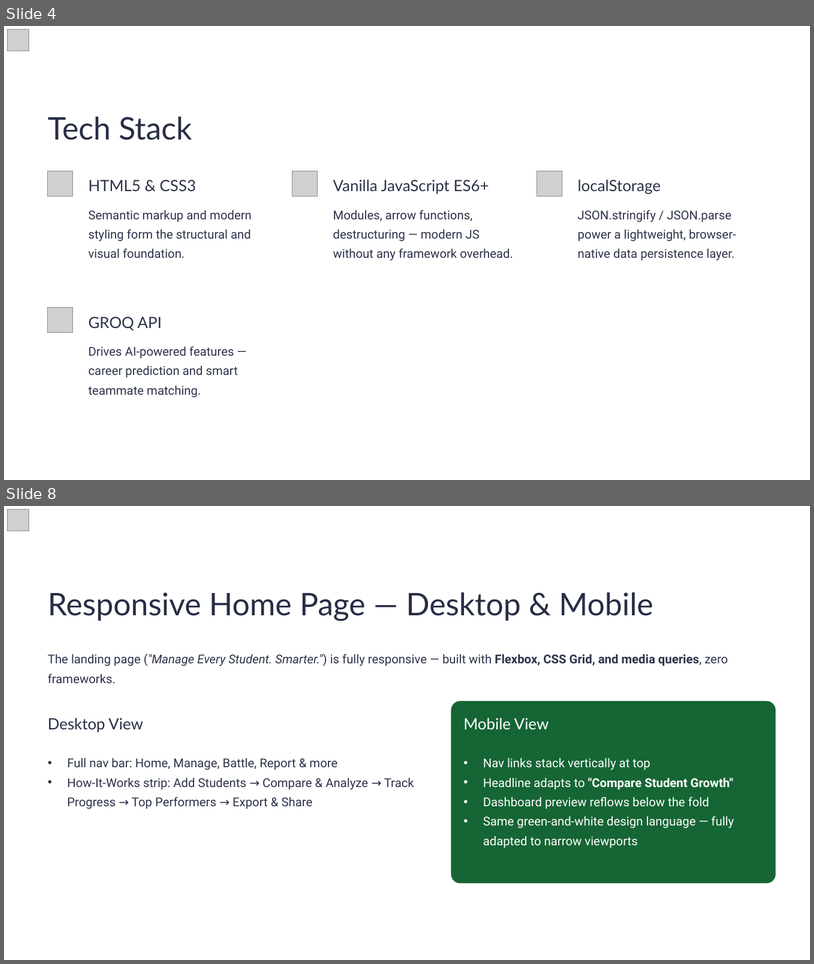
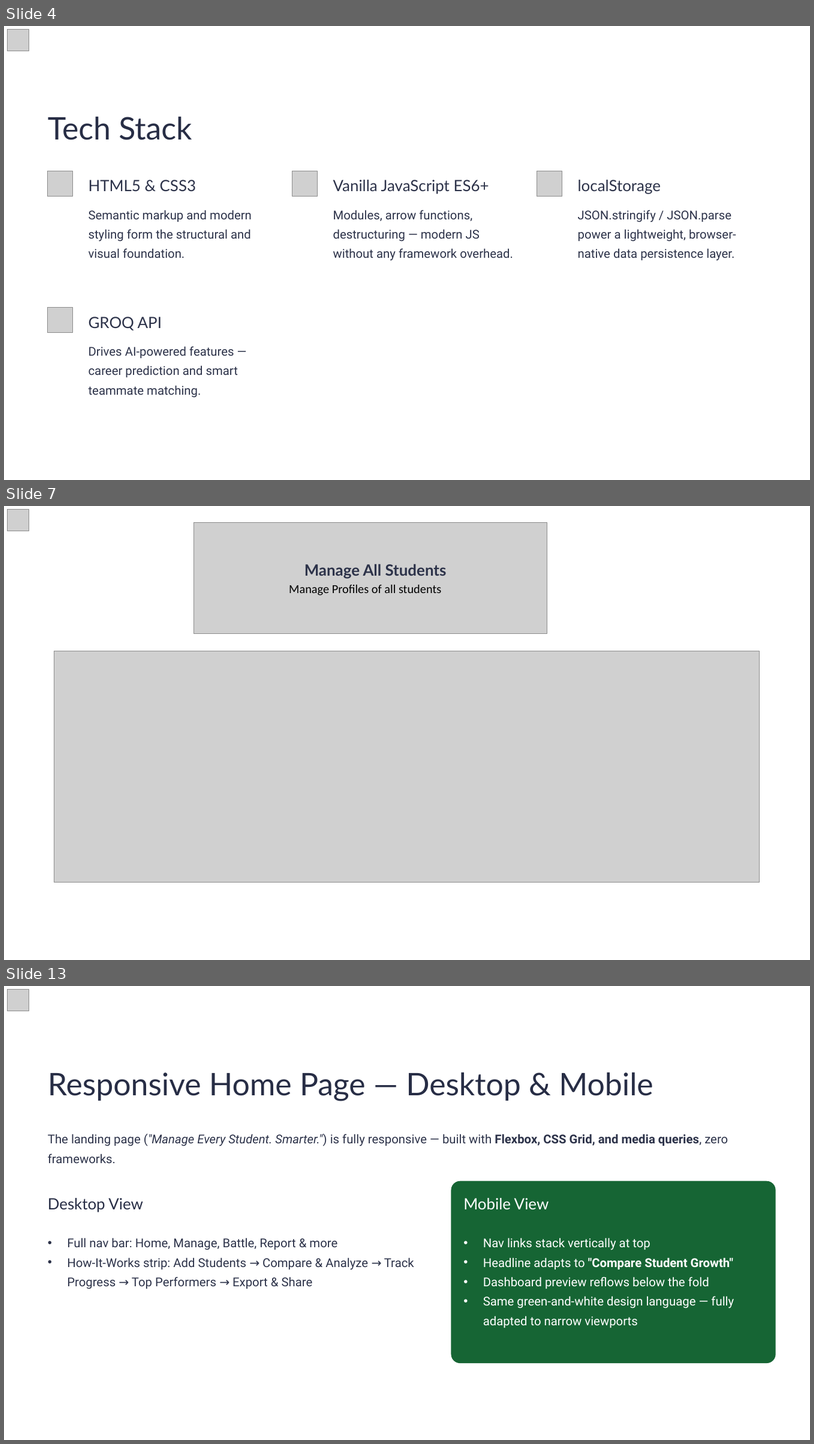
Before and after one commit to Pashvinder/Student-Profile-Management-System, a slide deck: files/Nodus_3G2_TeamNo_10.pptx. Shown one above the other, each under a label of ours: slides 4 and 8 before the commit, slides 4, 7 and 13 after it; the slides between them are not shown. The pictures are 814x964 and 814x1444 pixels, drawn with LibreOffice and Linux fonts; fonts in the diff are those of the drawing; grey boxes stand for pictures; background and template pictures are left out. Boxes give left, top, right and bottom in pixels: in the first picture for what was removed or moved away, otherwise in the second. Text is boxed around its words. In the diff, an @@ line names an element or a change of style, - is before the commit and + after.

```diff
--- a/files/Nodus_3G2_TeamNo_10.pptx
+++ b/files/Nodus_3G2_TeamNo_10.pptx
@@ slide 7 added at <box>4,506,810,960</box>, background picture (left out); not listed: 1 template element that a slide beside it also shows @@
@@ picture added at <box>8,510,29,531</box> @@
@@ picture added at <box>194,522,547,634</box> @@
@@ text added at <box>305,564,447,578</box>, 18.5 pt, text #2C3249, bold @@
+Manage All Students
@@ text added at <box>289,585,441,595</box>, 14.5 pt, text #000000 @@
+Manage Profiles of all students
@@ picture added at <box>54,651,760,882</box> @@
@@ what was slide 8 is now slide 13 @@
```
Also in this commit, not shown: 3 slides changed, 3 other slides added, 1 slide removed, 5 other files.
